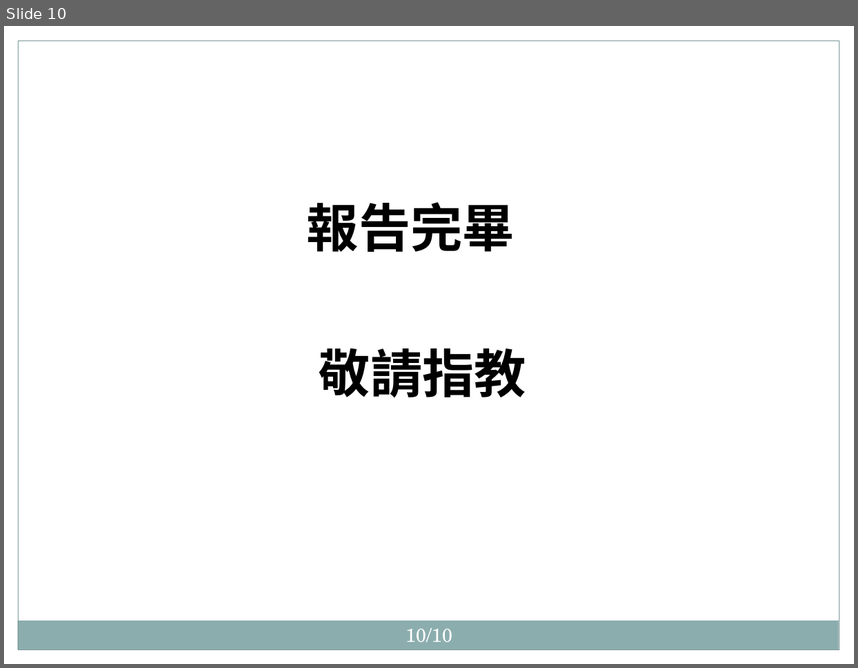
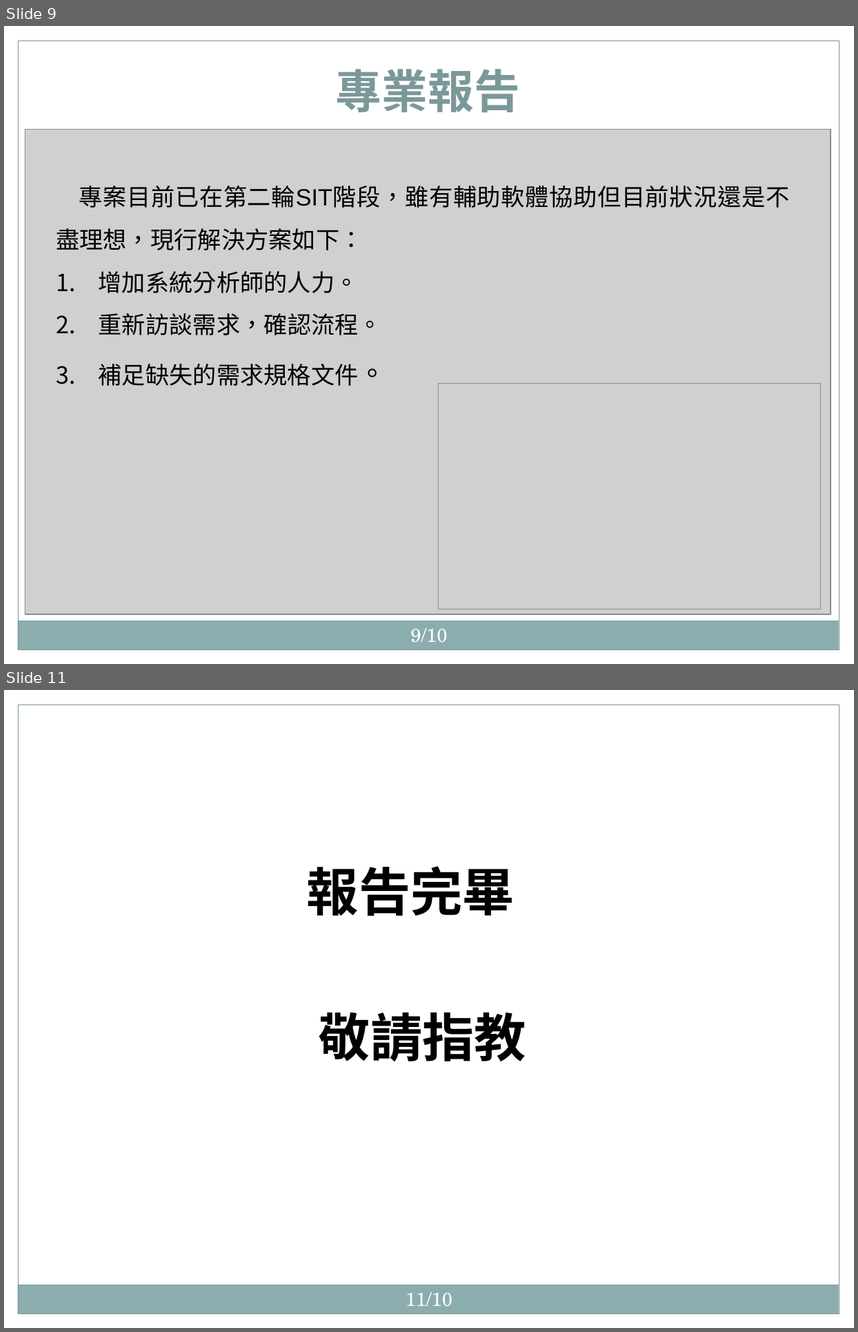
Before and after one commit to hrne/FINAL_REPORT, a slide deck: twu/面試/數據通信分公司_附件CHK-01簡報_1100427_涂宇欣.pptx. Shown one above the other, each under a label of ours: slide 10 before the commit, slides 9 and 11 after it; the slides between them are not shown. The pictures are 858x668 and 858x1332 pixels, drawn with LibreOffice and Linux fonts; fonts in the diff are those of the drawing; grey boxes stand for pictures; background and template pictures are left out. Boxes give left, top, right and bottom in pixels: in the first picture for what was removed or moved away, otherwise in the second. Text is boxed around its words. In the diff, an @@ line names an element or a change of style, - is before the commit and + after.

```diff
--- a/twu/面試/數據通信分公司_附件CHK-01簡報_1100427_涂宇欣.pptx
+++ b/twu/面試/數據通信分公司_附件CHK-01簡報_1100427_涂宇欣.pptx
@@ slide 9 added at [4, 26, 854, 664], background picture (left out); not listed: 5 template elements that a slide beside it also shows @@
@@ title added at [336, 69, 520, 112], 39 pt, text #7B9899, bold @@
+專業報告
@@ picture added at [25, 129, 831, 615] @@
@@ text added at [56, 185, 790, 385], 20 pt, text #000000 @@
+專案目前已在第二輪SIT階段，雖有輔助軟體協助但目前狀況還是不盡理想，現行解決方案如下：
+1. 增加系統分析師的人力。
+2. 重新訪談需求，確認流程。
+3. 補足缺失的需求規格文件。
@@ picture added at [439, 383, 821, 608] @@
@@ page number added at [410, 628, 447, 642], 16 pt, text #FFFFFF @@
+9/10
@@ what was slide 10 is now slide 11 @@
@@ page number at [406, 1292, 452, 1306]: text changed @@
-10/10
+11/10
```
Also in this commit, not shown: 9 slides changed, 3 other files.
